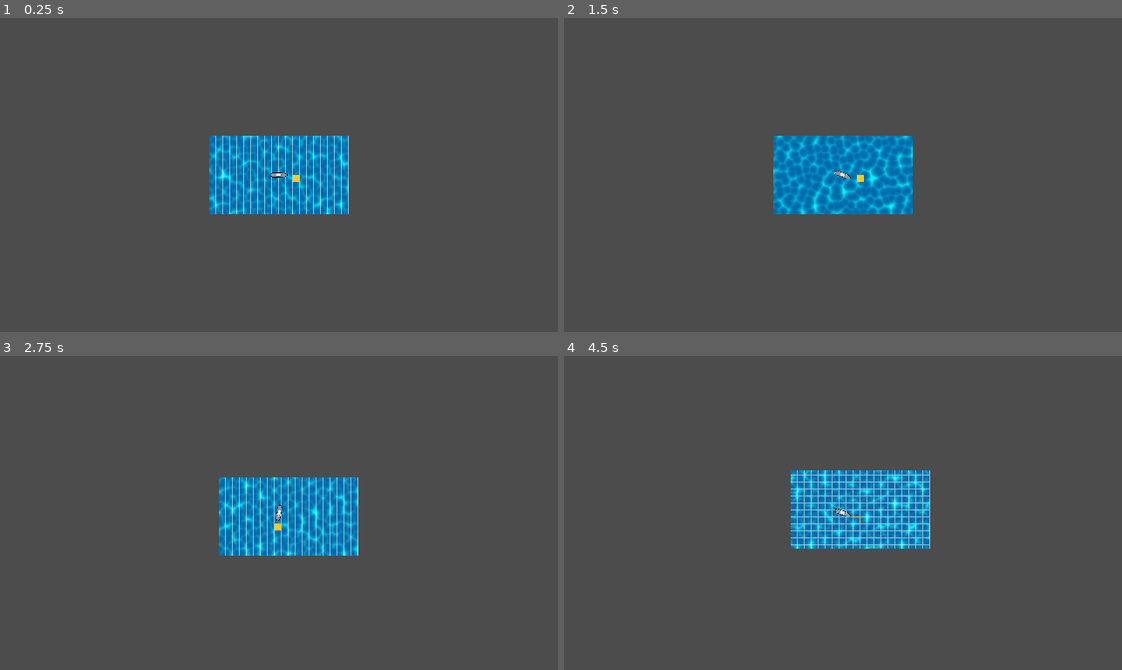
Above: before the commit, frames 1-4 (two rows, left to right).
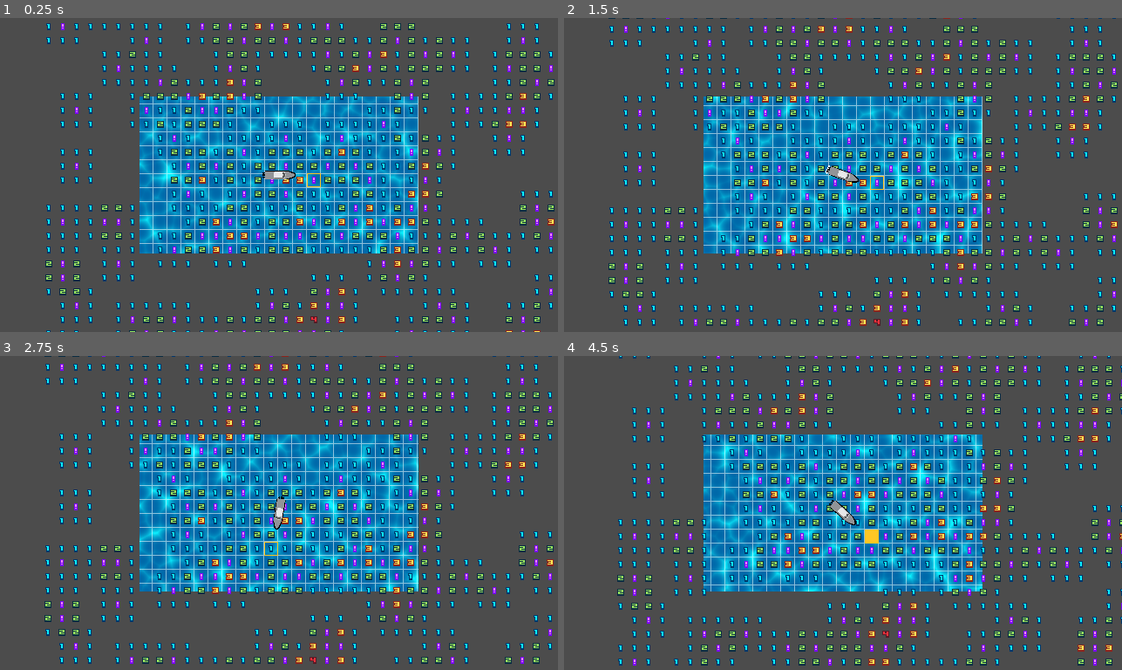
Above: after the commit, the same moments.

Repository: maadalchemist/MinesweeperRPG
Game: Godot game, scene res://World.tscn
The game is run twice, just before and just after one commit, with the same random seed, the same clock (stepped at 60 frames per second) and the same inputs.
Inputs:
- Up to frame 1 (0.25 s): no input
- Up to frame 2 (1.5 s): hold Right (ui_right) 0.53-1.28 s; hold Down (ui_down) from 1.28 s (still down)
- Up to frame 3 (2.75 s): release Down (ui_down) at 2.03 s; hold Right (ui_right) from 2.03 s (still down)
- Up to frame 4 (4.5 s): release Right (ui_right) at 2.78 s; hold Up (ui_up) 2.78-3.53 s; hold Left (ui_left) from 3.53 s (still down)

The runs differ from the first frame. In frame 1, 29% of the frame differs, in the area x 8-100%, y 1-100%; in frame 2, 30%; in frame 3, 30%; in frame 4, 30%, in the area x 9-100%, y 0-99%.
Error before the commit: Parse Error: Variable "Camera2D" shadows a native class. (res://World.gd:33)

Commit message:
generation complete

Diff:
--- a/src/World.gd
+++ b/src/World.gd
@@ -26,40 +26,85 @@
 var minefield = {}
 var visible_field = {}
 var minefield_chunks = {}
-var noise = OpenSimplexNoise.new()
+var noise
+var cam_pos
+var old_cam_pos
+var cam_grid_pos
+var cam_chunk_pos
+var old_cam_chunk_pos
 
 onready var NumberTileset = $NumberTileset
 onready var grid = $Grid
-onready var Camera2D = $Camera2D
+onready var cam2D = $Camera2D
 onready var water = $Water
 
 
 func _ready():
 #	randomize()
+	noise = OpenSimplexNoise.new()
 	noise.octaves = 100
 	noise.period = 1.0
 	noise.persistence = 0.8
 
-	var camera_position = Camera2D.get_camera_position()
-	var camera_grid_pos = Vector2(int(camera_position.x / 16), int(camera_position.y / 16))
-	var camera_chunk_pos = camera_grid_pos / 16
+	cam_pos = cam2D.get_camera_position()
+	cam_grid_pos = Vector2(int(cam_pos.x / 16), int(cam_pos.y / 16))
+	cam_chunk_pos = (cam_grid_pos / 16).floor()
 
-	for i in range(-2,2):
-		for j in range(-2,2):
+
+	for i in range(-1,2):
+		for j in range(-1,2):
+			print("Generating chunk: ", Vector2(i,j))
+			var o = 0
+			while o < 1000000:
+				o += 1
 			generate_chunk(Vector2(i,j))
 
+#	for i in range(-2,2):
+#		for j in range(-2,2):
+#			var pos = Vector2(i,j)
+#
+#			if minefield[pos] == MINE:
+#				var count = 0
+#				for k in range(-1,2):
+#					for l in range(-1,2):
+#						var neighbor = Vector2(k,l)
+#						neighbor += pos
+#						if minefield[neighbor] == MINE:
+#							pass
+##							count += 1
+#						else:
+#							minefield[neighbor] -= 1
+#						NumberTileset.set_cell(neighbor.x, neighbor.y, 0, false, false, false, Vector2(minefield[neighbor],0))
+#				minefield[pos] = count
+#				NumberTileset.set_cell(pos.x, pos.y, 0, false, false, false, Vector2(minefield[pos],0))
+
+	old_cam_pos = cam_pos
+	old_cam_chunk_pos = cam_chunk_pos
+
 func _process(delta):
-	var camera_position = Camera2D.get_camera_position()
-	var camera_grid_pos = Vector2(int(camera_position.x / 16), int(camera_position.y / 16))
-	var camera_chunk_pos = camera_grid_pos / 16
+	cam_pos = cam2D.get_camera_position()
+	if cam_pos != old_cam_pos:
+		cam_grid_pos = Vector2(int(cam_pos.x / 16), int(cam_pos.y / 16))
+		cam_chunk_pos = (cam_grid_pos / 16).floor()
+		if cam_chunk_pos != old_cam_chunk_pos:
+			print("chunk: ",cam_chunk_pos)
+			for i in range(-2,2):
+				for j in range(-2,2):
+					var target = Vector2(i,j) + cam_chunk_pos
+					generate_chunk(target)
+
 	# Water shader
-	water.position = Camera2D.position;
+	water.position = cam2D.position;
 	water.material.set_shader_param("global_position", water.get_global_position())
 	water.material.set_shader_param("scale", water.scale)
+
 	# Grid shader
-	grid.position = Camera2D.position;
+	grid.position = cam2D.position;
 	grid.material.set_shader_param("global_position", grid.get_global_position())
-	grid.material.set_shader_param("scale", water.scale)
+	grid.material.set_shader_param("scale", grid.scale)
+
+	old_cam_pos = cam_pos
+	old_cam_chunk_pos = cam_chunk_pos
 
 # Generates a chunk all the way to green state
 func generate_chunk(chunk):
@@ -89,13 +134,18 @@
 				minefield[pos] = MINE
 				for k in range (-1,2):
 					for l in range(-1,2):
+#						if pos.x == 0 and k == -1:
+#							k -= 1
+#						if pos.y == 0 and k == -1:
+#							l -= 1
 						var neighbor = Vector2(k,l) + pos
 						if not neighbor in minefield:
-							minefield[neighbor] = 0
+							minefield[neighbor] = ZERO
 						if minefield[neighbor] == MINE:
 							continue
 						else:
 							minefield[neighbor] += 1
+						NumberTileset.set_cell(neighbor.x, neighbor.y, 0, false, false, false, Vector2(minefield[neighbor],0))
 	minefield_chunks[chunk] = YELLOW
 
 #second chunk generation step - generates edge chunks
@@ -116,3 +166,6 @@
 				NumberTileset.set_cell(pos.x, pos.y, 0, false, false, false, Vector2(minefield[pos],0))
 
 	minefield_chunks[chunk] = GREEN
+
+func reveal_tile(pos):
+	pass
--- a/src/World.tscn
+++ b/src/World.tscn
@@ -14,7 +14,7 @@
 
 [node name="Camera2D" type="Camera2D" parent="."]
 current = true
-zoom = Vector2( 4, 4 )
+zoom = Vector2( 2, 2 )
 
 [node name="Water" parent="." instance=ExtResource( 1 )]
 scale = Vector2( 320, 180 )
@@ -41,5 +41,4 @@
 
 [node name="target" parent="." instance=ExtResource( 4 )]
 position = Vector2( 36, 0 )
-frame = 1
 [connection signal="item_rect_changed" from="Camera2D" to="Water" method="move"]
